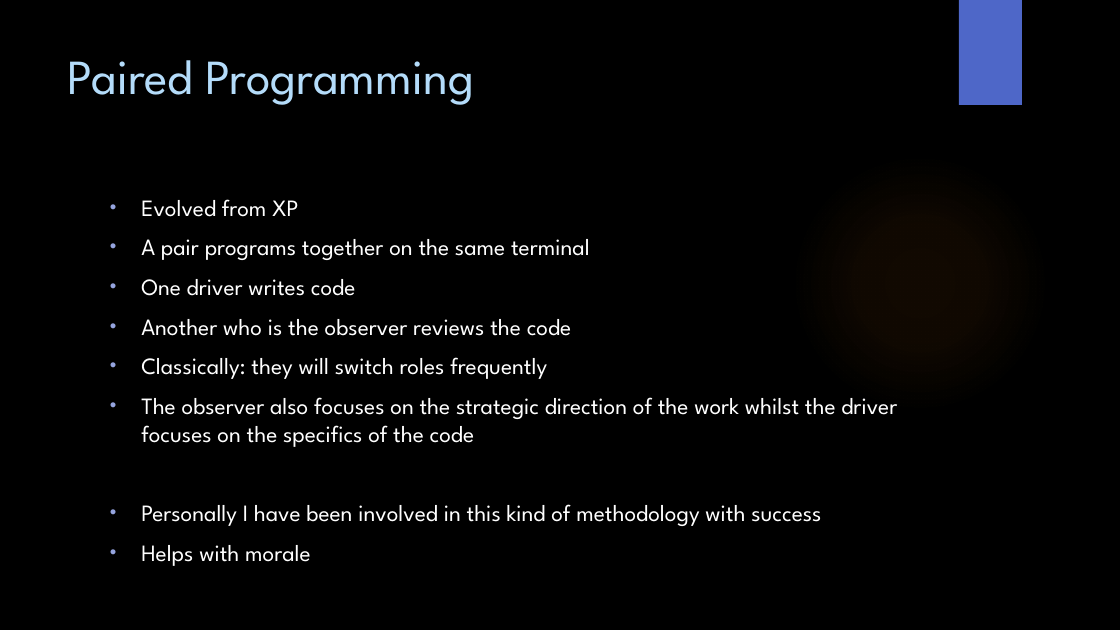
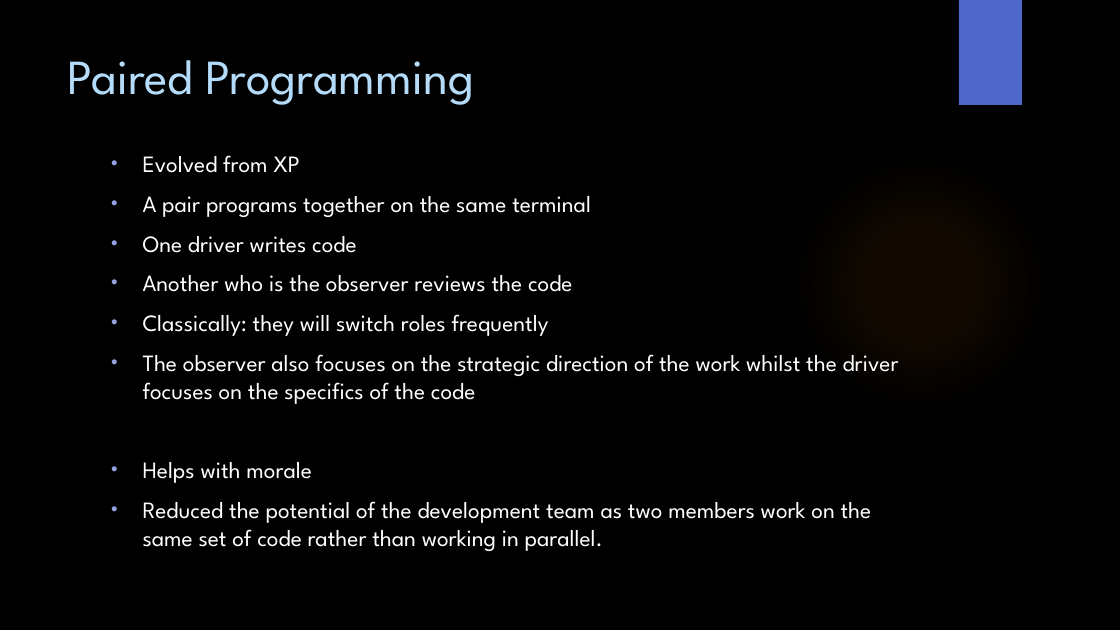
Before and after one commit to WitsSoftDev/SoftDev2016, a slide deck: slide 15 of Session 2/Softdev Session 2 2016.pptx. Drawn at 1120x630 pixels with LibreOffice and Linux fonts; fonts in the diff are those of the drawing; background and template pictures are left out. Boxes give left, top, right and bottom in pixels: in the first picture for what was removed or moved away, otherwise in the second. Text is boxed around its words. In the diff, an @@ line names an element or a change of style, - is before the commit and + after.

```diff
--- a/Session 2/Softdev Session 2 2016.pptx
+++ b/Session 2/Softdev Session 2 2016.pptx
@@ text "Evolved from XP": place and size @@
-text "Evolved from XP" at [141, 199, 897, 566]
+text "Evolved from XP" at [143, 155, 899, 551]
@@ text at [141, 504, 821, 526]: paragraph removed @@
-• Personally I have been involved in this kind of methodology with success
@@ text at [143, 501, 872, 551]: paragraph added @@
+• Reduced the potential of the development team as two members work on the same set of code rather than working in parallel.
```
Also in this commit, not shown: 9 other slides changed, 5 other files.
